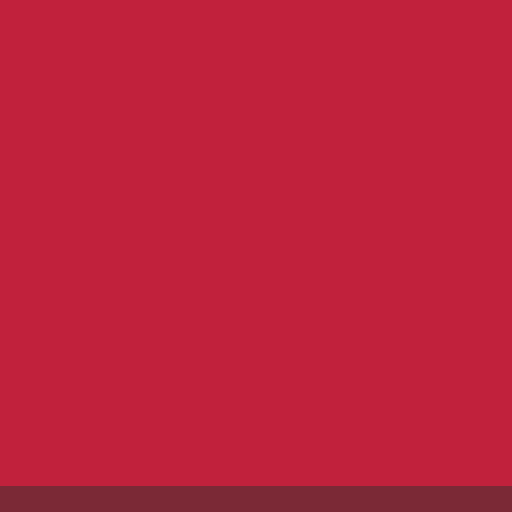
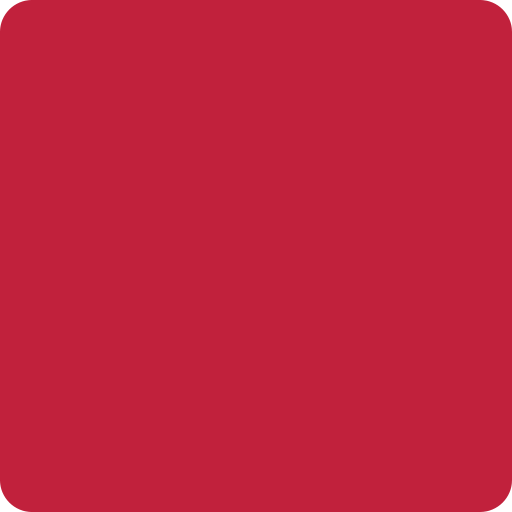
Layers edited between the first and the second w=512, h=512 image:
hid "Rectangle 1" (1st of 2) over [0, 486, 512, 512]
hid "Rectangle 1" (2nd of 2) over [0, 0, 512, 512]
painted on "Rounded Rectangle 1" over [0, 0, 512, 512]
